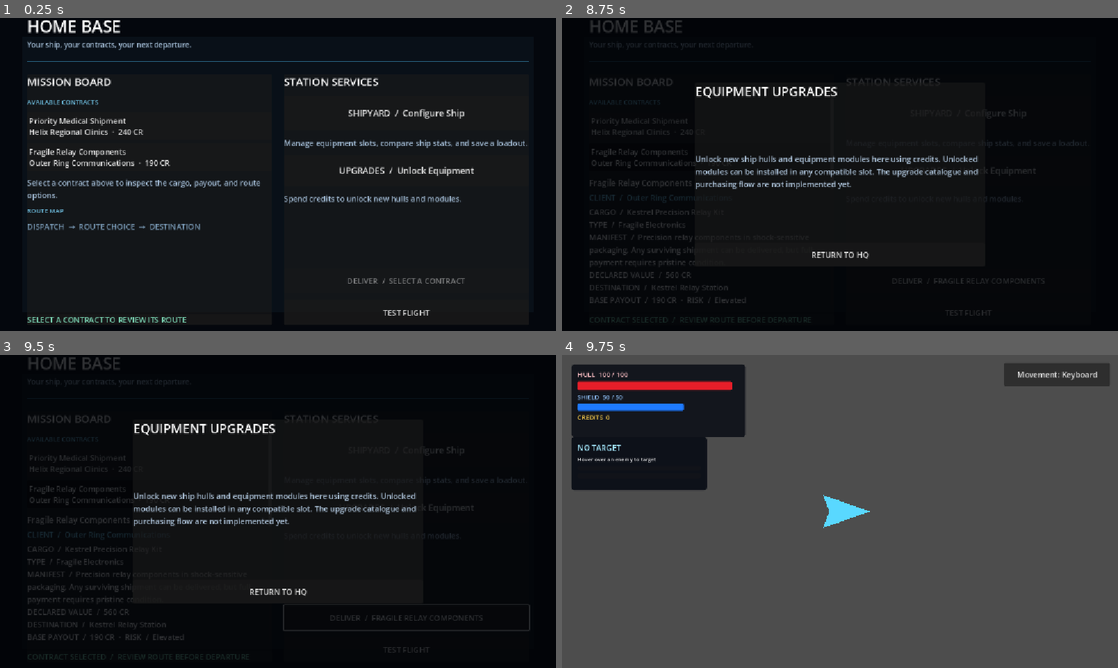
Above: before the commit, frames 1-4 (two rows, left to right).
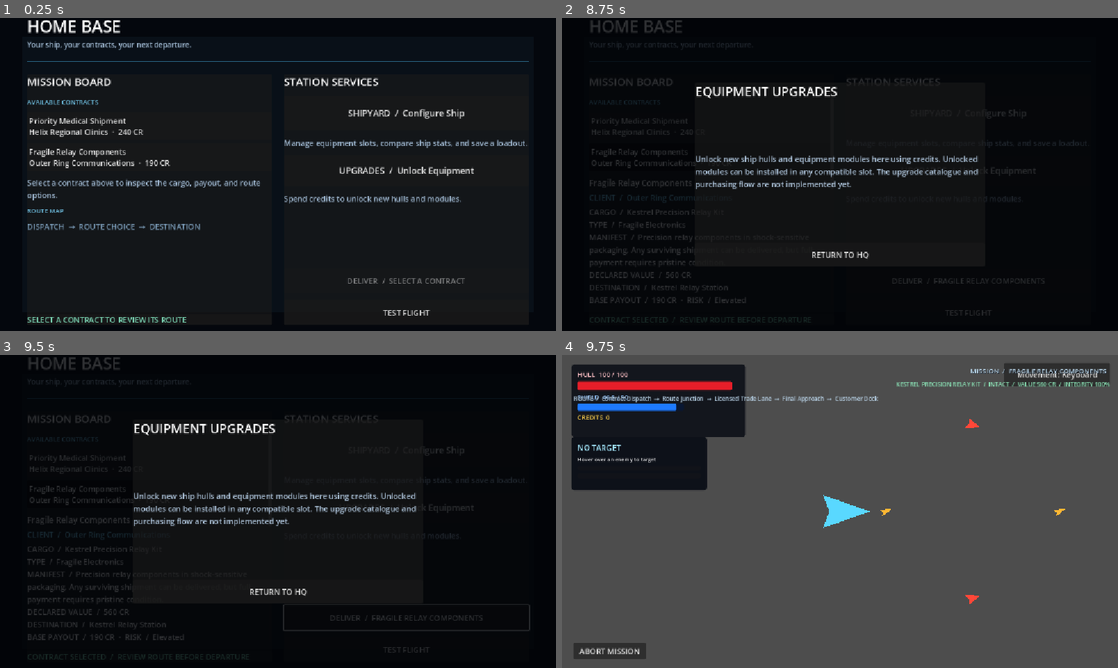
Above: after the commit, the same moments.

Repository: Bbran4/SpaceDelivery
Game: Godot game, scene res://scenes/hq.tscn
Two runs of this game, one before a commit and one after it. Both use one fixed random seed, a clock stepped at 60 frames per second and the inputs below.
Inputs (mouse positions are in pixels of both pictures, inside the frame that each line leads up to):
- Up to frame 1 (0.25 s): no input
- Up to frame 2 (8.75 s): click "Priority Medical Shipment Hel…" at 0.5 s; click "Fragile Relay Components Oute…" at 1.25 s; click "UPGRADES / Unlock Equipment" at 2 s; click "DELIVER / FRAGILE RELAY COMPO…" at 2.75 s; click "TEST FLIGHT" at 3.5 s; click "RETURN TO HQ" at 4.25 s; click "SHIPYARD / Configure Ship" at 5 s; click "Starter Courier · Common" at 5.75 s; click "Return to HQ" at 6.5 s; tap Enter at 7.25 s; move the mouse to (962, 158) at 7.27 s; hold D (right) 7.28-8 s; hold Tab 7.28-8 s; click (962, 158) at 7.42 s; tap Space at 8 s; drag from (728, 190) to (812, 237) at 8.02 s
- Up to frame 3 (9.5 s): tap Enter at 8.75 s; move the mouse to (333, 442) at 8.77 s; hold D (right) from 8.78 s (still down); hold Tab from 8.78 s (still down)
- Up to frame 4 (9.75 s): release D (right) at 9.5 s; release Tab at 9.5 s; tap Space at 9.5 s; drag from (812, 574) to (673, 464) at 9.52 s

Frames 1-3 are identical in both runs. In frame 4, 1.9% of the frame differs, in the area x 2-99%, y 4-98%.
Error before the commit: Parse Error: Too many arguments for "finish_mission()" call. Expected at most 8 but received 9. (res://scripts/mission_flight.gd:255)

Commit message:
Track route salvage cache in mission results

Diff:
--- a/scripts/mission_run_state.gd
+++ b/scripts/mission_run_state.gd
@@ -56,7 +56,8 @@
 	result_message: String,
 	cargo_condition: String = "INTACT",
 	cargo_penalty_percent: int = 0,
-	credits_collected: int = 0
+	credits_collected: int = 0,
+	salvage_recovered: int = 0
 ) -> Dictionary:
 	if mission_resolved:
 		return last_mission_result
@@ -89,6 +90,7 @@
 		"cargo_penalty_percent": penalty_percent,
 		"cargo_penalty": cargo_penalty,
 		"credits_collected": maxi(0, credits_collected),
+		"salvage_recovered": maxi(0, salvage_recovered) if success else 0,
 		"gross_payout": gross_payout,
 		"total_credits": total_credits,
 	}
